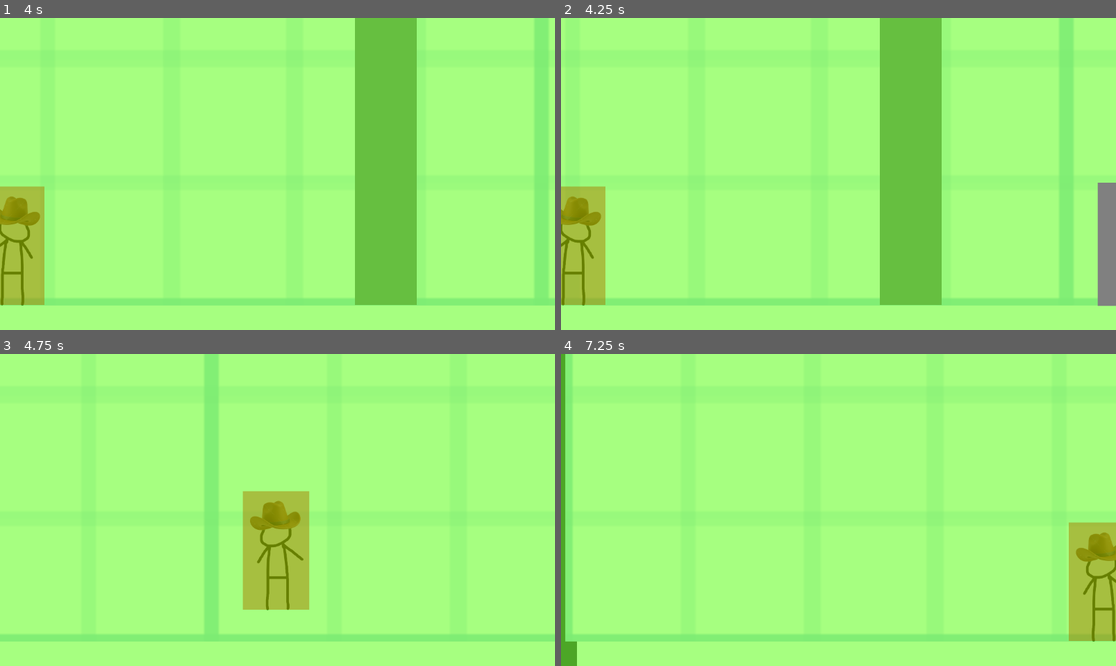
Above: before the commit, frames 1-4 (two rows, left to right).
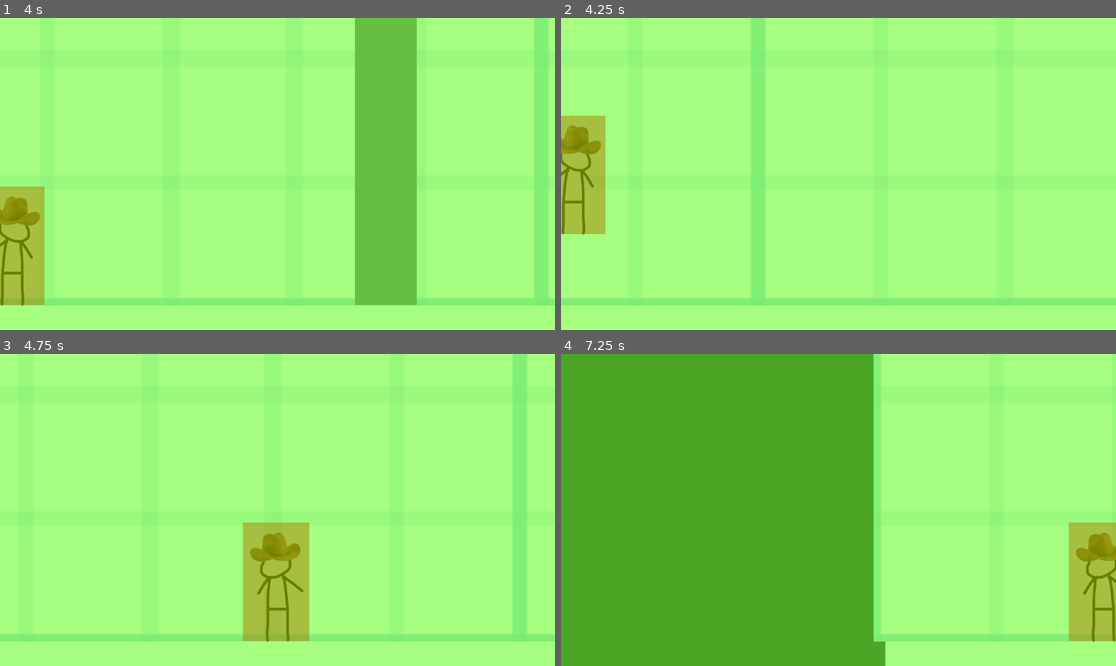
Above: after the commit, the same moments.

Repository: Mediocre-Mr-Fish/ECS179-Final-Project
Game: Godot game, scene res://Level1.tscn
Two runs of this game, one before a commit and one after it. Both use one fixed random seed, a clock stepped at 60 frames per second and the inputs below.
Inputs:
- Up to frame 1 (4 s): hold Shift (gimick1) 0.53-1.28 s; hold D (right) 0.53-2.03 s; tap W (up) at 0.77, 1.52, 3.02, 3.77 s; tap Shift (gimick1) at 1.35, 2.85 s; hold A (left) 2.03-2.78 s; hold Shift (gimick1) 2.03-2.78 s; hold D (right) from 2.78 s (still down); hold Shift (gimick1) from 3.53 s (still down)
- Up to frame 2 (4.25 s): keep holding D (right); keep holding Shift (gimick1); tap R (restart, bound only after the commit) at 4.15 s
- Up to frame 3 (4.75 s): release D (right) at 4.28 s; release Shift (gimick1) at 4.28 s; hold A (left) from 4.28 s (still down); tap Shift (gimick1) at 4.35 s; tap W (up) at 4.52 s
- Up to frame 4 (7.25 s): release A (left) at 5.03 s; hold D (right) 5.03-5.78 s; hold Shift (gimick1) 5.03-5.78 s; hold A (left) from 5.78 s (still down); tap Shift (gimick1) at 5.85 s; tap W (up) at 6.02, 6.77 s; hold Shift (gimick1) from 6.53 s (still down)

Frame 1 is identical in both runs. In frame 2, 20% of the frame differs, in the area x 0-100%, y 0-93%; in frame 3, 7.5%; in frame 4, 57%, in the area x 0-59%, y 0-100%.

Commit message:
added reset button (R)

Diff:
--- a/puzzle-platformer-game-jam/player_controller.gd
+++ b/puzzle-platformer-game-jam/player_controller.gd
@@ -17,6 +17,7 @@
 func _ready() -> void:
 	facing = Facing.RIGHT
 	sprite.change_facing(self)
+
 
 func _physics_process(delta: float) -> void:
 	# Add the gravity.
@@ -46,4 +47,7 @@
 				facing = Facing.LEFT
 				sprite.change_facing(self)
 
+	if Input.is_action_just_pressed("restart"):
+		get_tree().reload_current_scene()
+
 	move_and_slide()
--- a/puzzle-platformer-game-jam/project.godot
+++ b/puzzle-platformer-game-jam/project.godot
@@ -41,6 +41,11 @@
 "events": [Object(InputEventKey,"resource_local_to_scene":false,"resource_name":"","device":0,"window_id":0,"alt_presse …(194 unchanged characters)…
 ]
 }
+restart={
+"deadzone": 0.2,
+"events": [Object(InputEventKey,"resource_local_to_scene":false,"resource_name":"","device":0,"window_id":0,"alt_pressed":false,"shift_pressed":false,"ctrl_pressed":false,"meta_pressed":false,"pressed":false,"keycode":0,"physical_keycode":82,"key_label":0,"unicode":0,"location":0,"echo":false,"script":null)
+]
+}
 
 [rendering]
 
Not shown: 1 places in puzzle-platformer-game-jam/Level1.tscn that only renumber resources
